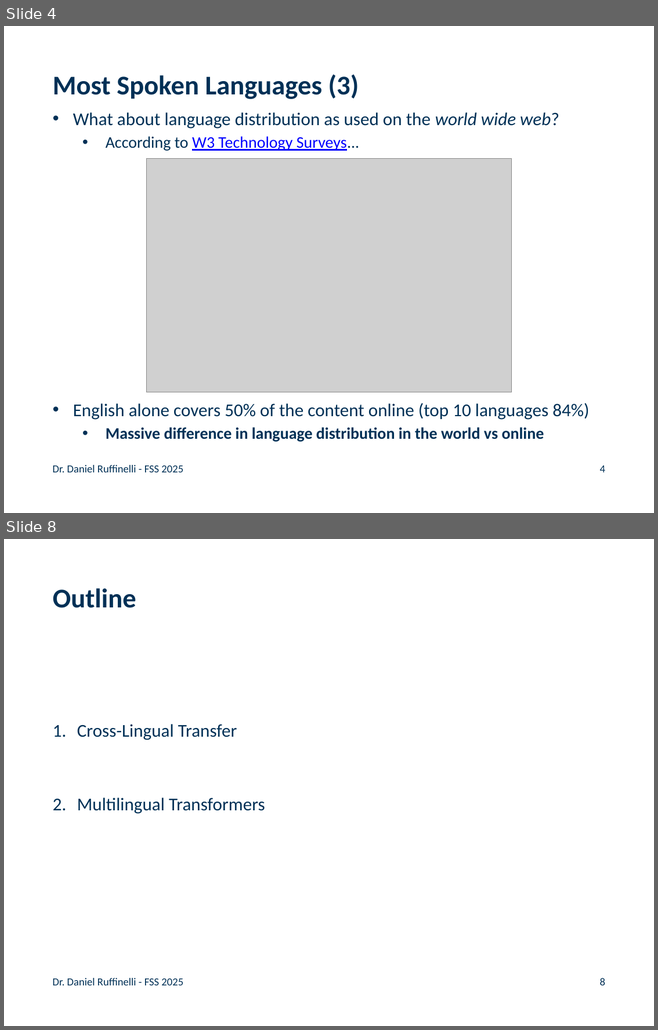
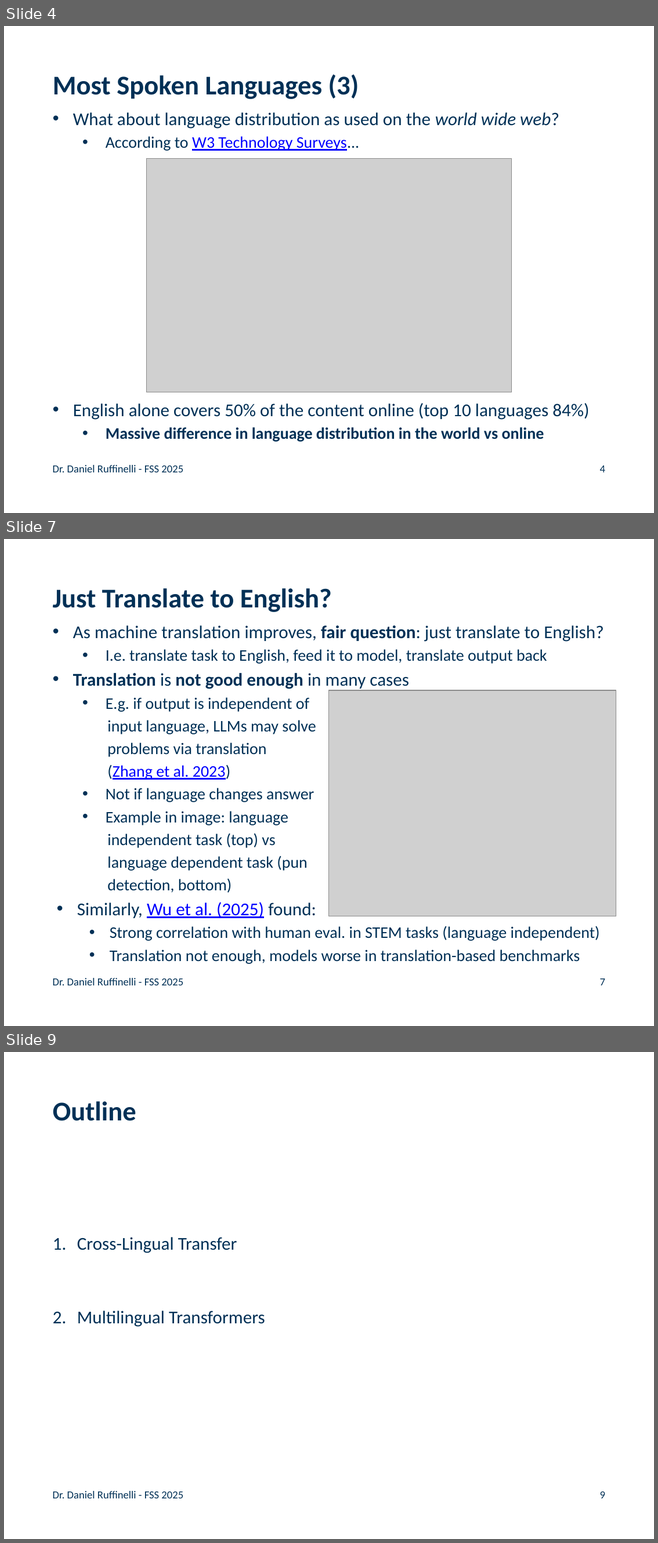
Before and after one commit to rufex2001/teaching_llms, a slide deck: lectures/09_multilingual_nlp/09_multilingual_nlp.pptx. Shown one above the other, each under a label of ours: slides 4 and 8 before the commit, slides 4, 7 and 9 after it; the slides between them are not shown. The pictures are 658x1030 and 658x1543 pixels, drawn with LibreOffice and Linux fonts; fonts in the diff are those of the drawing; grey boxes stand for pictures; background and template pictures are left out. Boxes give left, top, right and bottom in pixels: in the first picture for what was removed or moved away, otherwise in the second. Text is boxed around its words. In the diff, an @@ line names an element or a change of style, - is before the commit and + after.

```diff
--- a/lectures/09_multilingual_nlp/09_multilingual_nlp.pptx
+++ b/lectures/09_multilingual_nlp/09_multilingual_nlp.pptx
@@ slide 7 added at <box>4,539,654,1026</box>, background #FFFFFF @@
@@ title added at <box>53,588,332,612</box>, 30 pt, text #003056, bold @@
+Just Translate to English?
@@ text added at <box>73,625,603,964</box>, 18 pt, text #003056 @@
+• As machine translation improves, fair question: just translate to English?
+  • I.e. translate task to English, feed it to model, translate output back
+• Translation is not good enough in many cases
+  • E.g. if output is independent of
+  input language, LLMs may solve
+  problems via translation
+  (Zhang et al. 2023)
+  • Not if language changes answer
+  • Example in image: language
+  independent task (top) vs
+  language dependent task (pun
+  detection, bottom)
+• Similarly, Wu et al. (2025) found:
+  • Strong correlation with human eval. in STEM tasks (language independent)
+  • Translation not enough, models worse in translation-based benchmarks
@@ picture added at <box>329,690,616,917</box> @@
@@ text added at <box>53,978,183,986</box>, 12 pt, text #003056 @@
+Dr. Daniel Ruffinelli - FSS 2025
@@ page number added at <box>600,979,605,986</box>, 12 pt, text #003056 @@
+7
@@ what was slide 8 is now slide 9 @@
@@ page number at <box>600,1492,605,1499</box>: text changed @@
-8
+9
```
Also in this commit, not shown: 11 slides changed, 3 other slides added, 13 other files.
